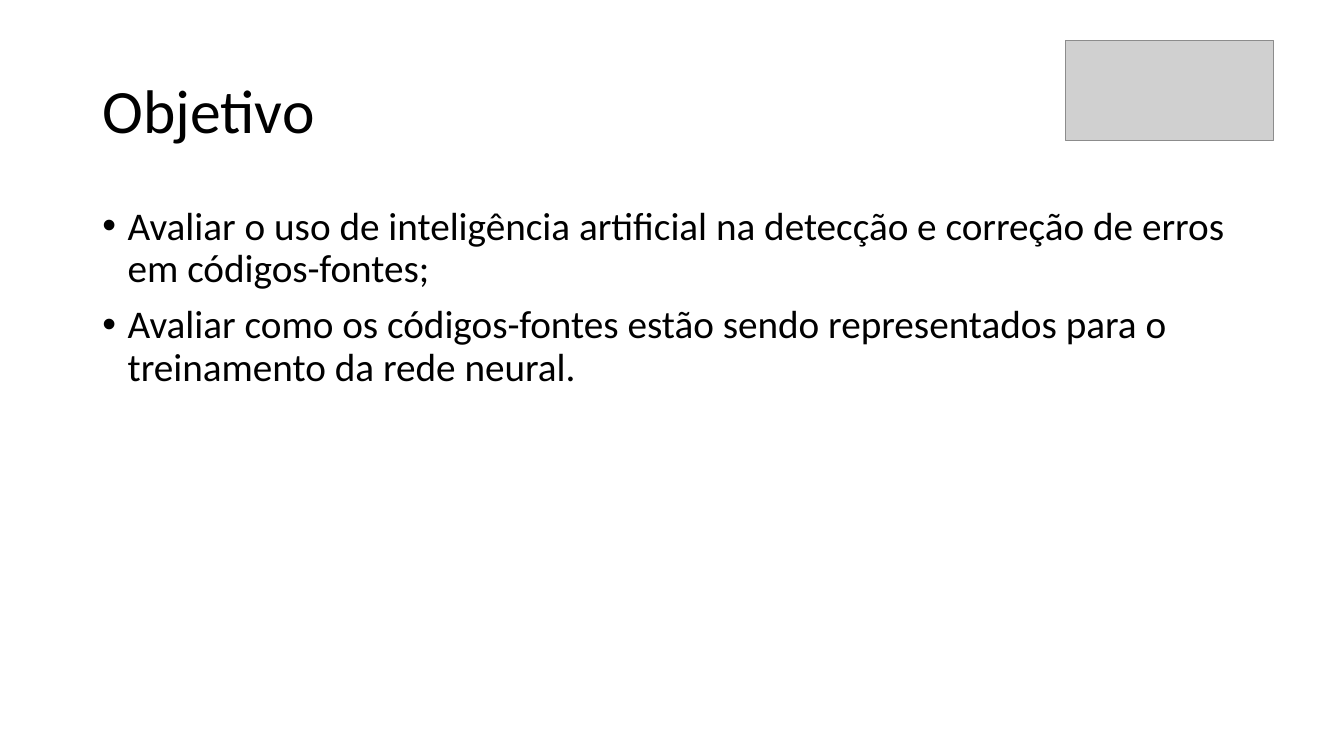
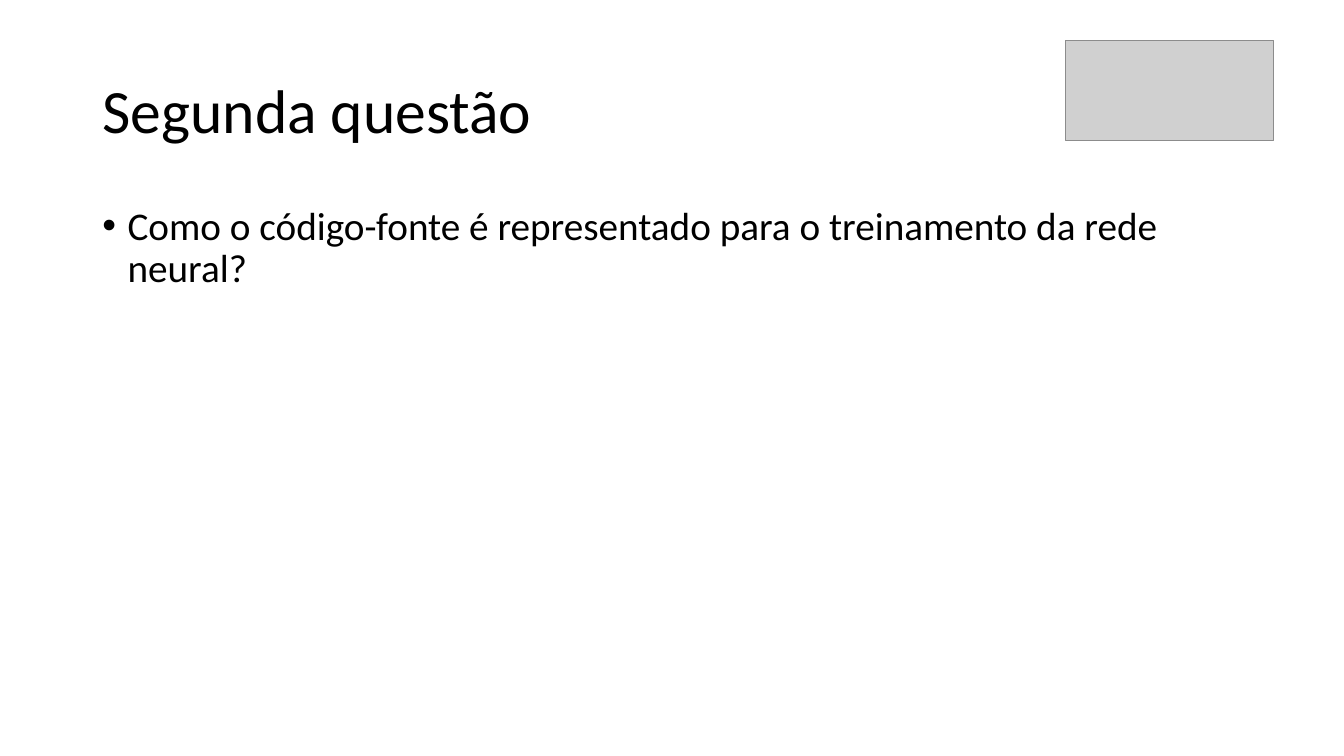
Before and after one commit to mrezende/mpq-discipline, a slide deck: slide 6 of exercise5/presentation/Apresentacao.pptx (slide 3 before the commit). Drawn at 1344x756 pixels with LibreOffice and Linux fonts; fonts in the diff are those of the drawing; grey boxes stand for pictures. Boxes give left, top, right and bottom in pixels: in the first picture for what was removed or moved away, otherwise in the second. Text is boxed around its words. In the diff, an @@ line names an element or a change of style, - is before the commit and + after.

```diff
--- a/exercise5/presentation/Apresentacao.pptx
+++ b/exercise5/presentation/Apresentacao.pptx
@@ title at [102,90,532,144]: text changed @@
-Objetivo
+Segunda questão
@@ text at [128,212,1157,283]: text changed @@
-• Avaliar o uso de inteligência artificial na detecção e correção de erros em códigos-fontes;
-• Avaliar como os códigos-fontes estão sendo representados para o treinamento da rede neural.
+• Como o código-fonte é representado para o treinamento da rede neural?
```
Also in this commit, not shown: 5 other slides changed, 5 slides added, 2 slides removed, 1 other file.
